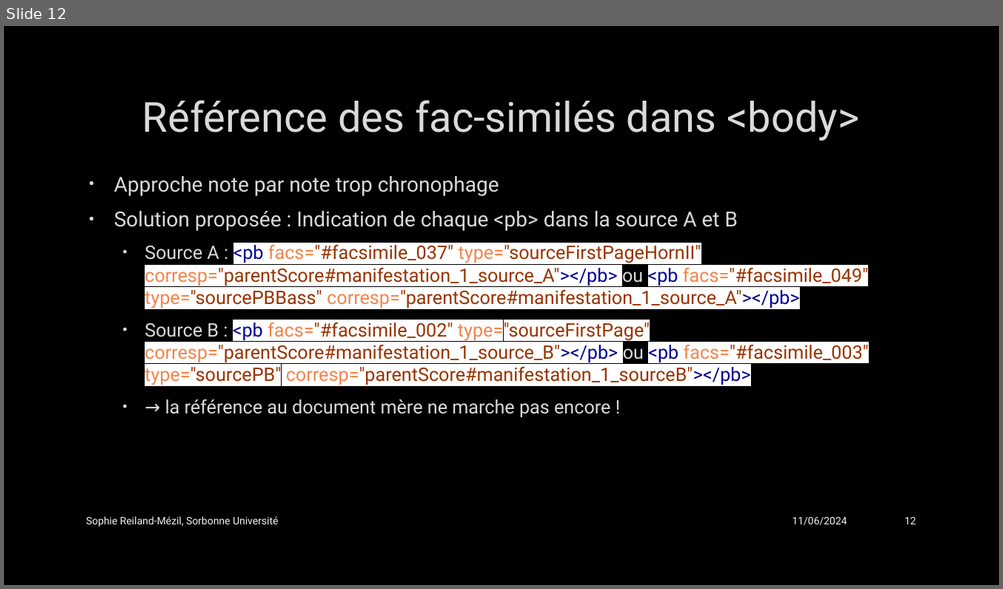
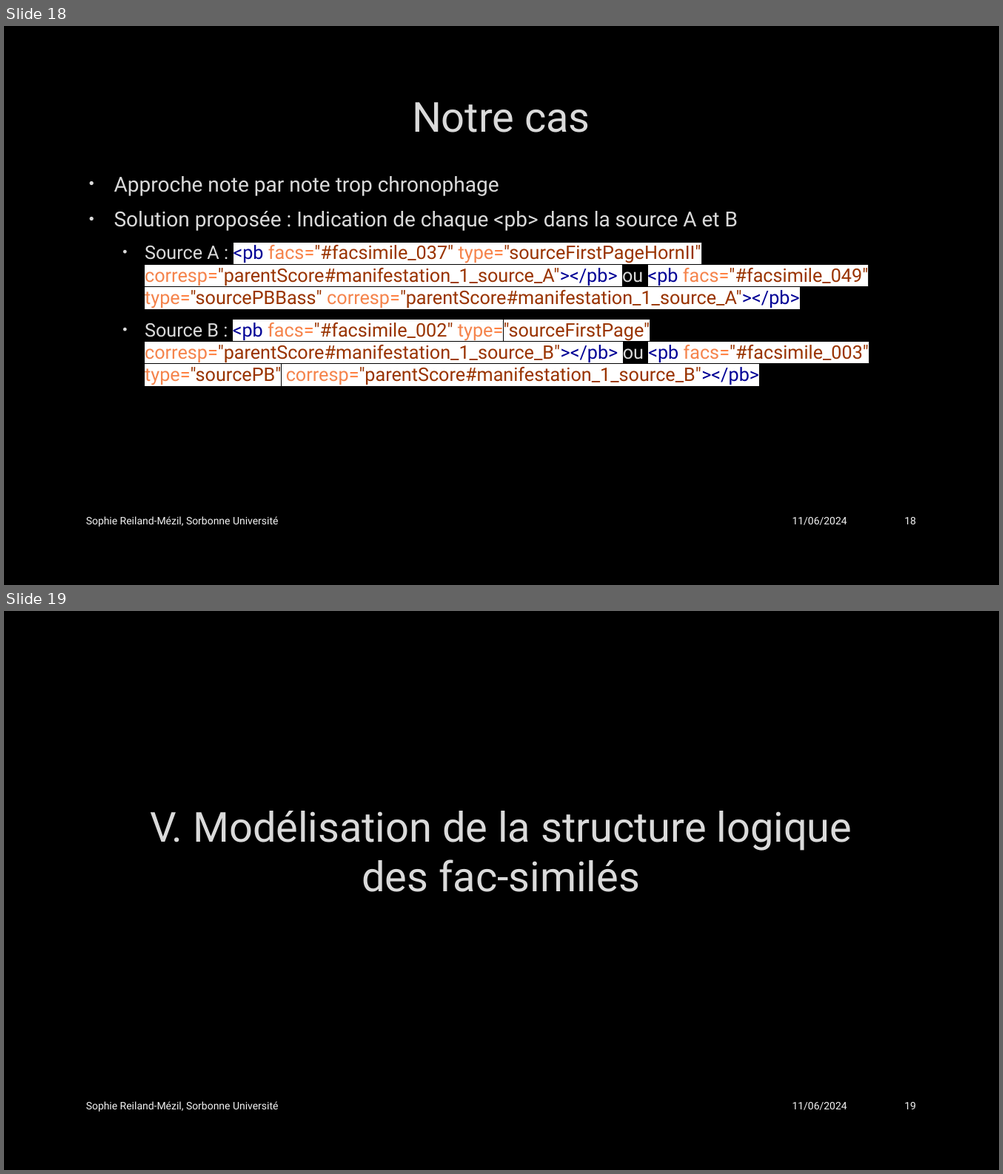
Before and after one commit to SophieReiland/graupner, a slide deck: presentations/Présentation_groupe_MEI.pptx. Shown one above the other, each under a label of ours: slide 12 before the commit, slides 18 and 19 after it. The pictures are 1003x589 and 1003x1174 pixels, drawn with LibreOffice and Linux fonts; fonts in the diff are those of the drawing; background and template pictures are left out. Boxes give left, top, right and bottom in pixels: in the first picture for what was removed or moved away, otherwise in the second. Text is boxed around its words. In the diff, an @@ line names an element or a change of style, - is before the commit and + after.

```diff
--- a/presentations/Présentation_groupe_MEI.pptx
+++ b/presentations/Présentation_groupe_MEI.pptx
@@ slide 19 added at bbox=[4, 611, 999, 1170], background picture (left out) @@
@@ title added at bbox=[150, 811, 852, 892], 40 pt, text #DADADA @@
+V. Modélisation de la structure logique des fac-similés
@@ text added at bbox=[86, 1102, 279, 1112], 10 pt, text #F2F2F2 @@
+Sophie Reiland-Mézil, Sorbonne Université
@@ text added at bbox=[792, 1102, 847, 1111], 10 pt, text #F2F2F2 @@
+11/06/2024
@@ page number added at bbox=[904, 1102, 916, 1110], 10 pt, text #F2F2F2 @@
+19
@@ what was slide 12 is now slide 18 @@
@@ slide 18 changed as well @@
@@ title at bbox=[412, 102, 590, 133]: text changed @@
-Référence des fac-similés dans <body>
+Notre cas
@@ text at bbox=[145, 320, 868, 386]: text changed @@
-  • Source B : <pb facs="#facsimile_002" type="sourceFirstPage" corresp="parentScore#manifestation_1_source_B"></pb> ou <pb facs="#facsimile_003" type="sourcePB" corresp="parentScore#manifestation_1_sourceB"></pb>
-  • → la référence au document mère ne marche pas encore !
+  • Source B : <pb facs="#facsimile_002" type="sourceFirstPage" corresp="parentScore#manifestation_1_source_B"></pb> ou <pb facs="#facsimile_003" type="sourcePB" corresp="parentScore#manifestation_1_source_B"></pb>
@@ page number at bbox=[904, 517, 916, 525]: text changed @@
-12
+18
```
Also in this commit, not shown: 18 other slides changed, 9 other slides added.
